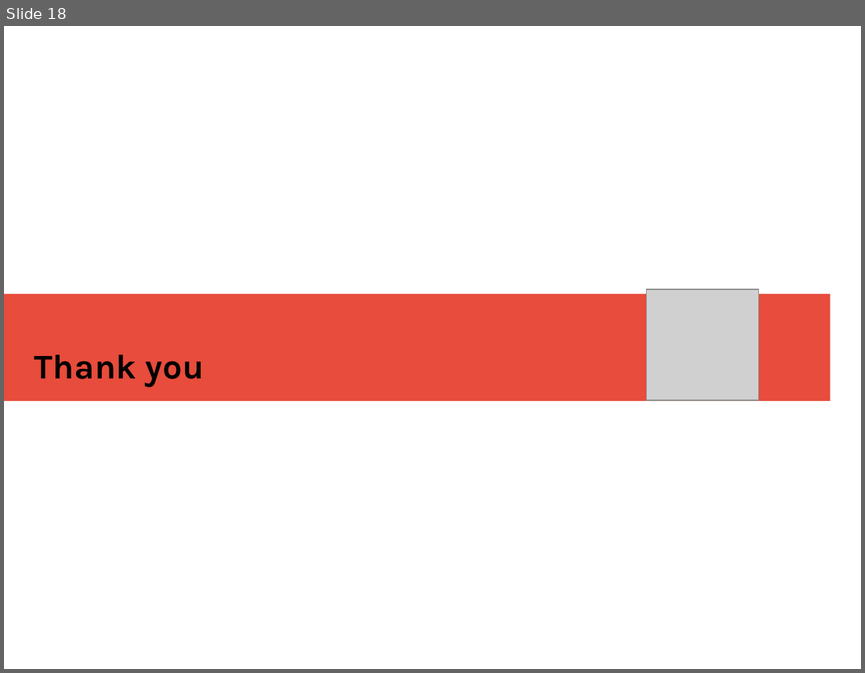
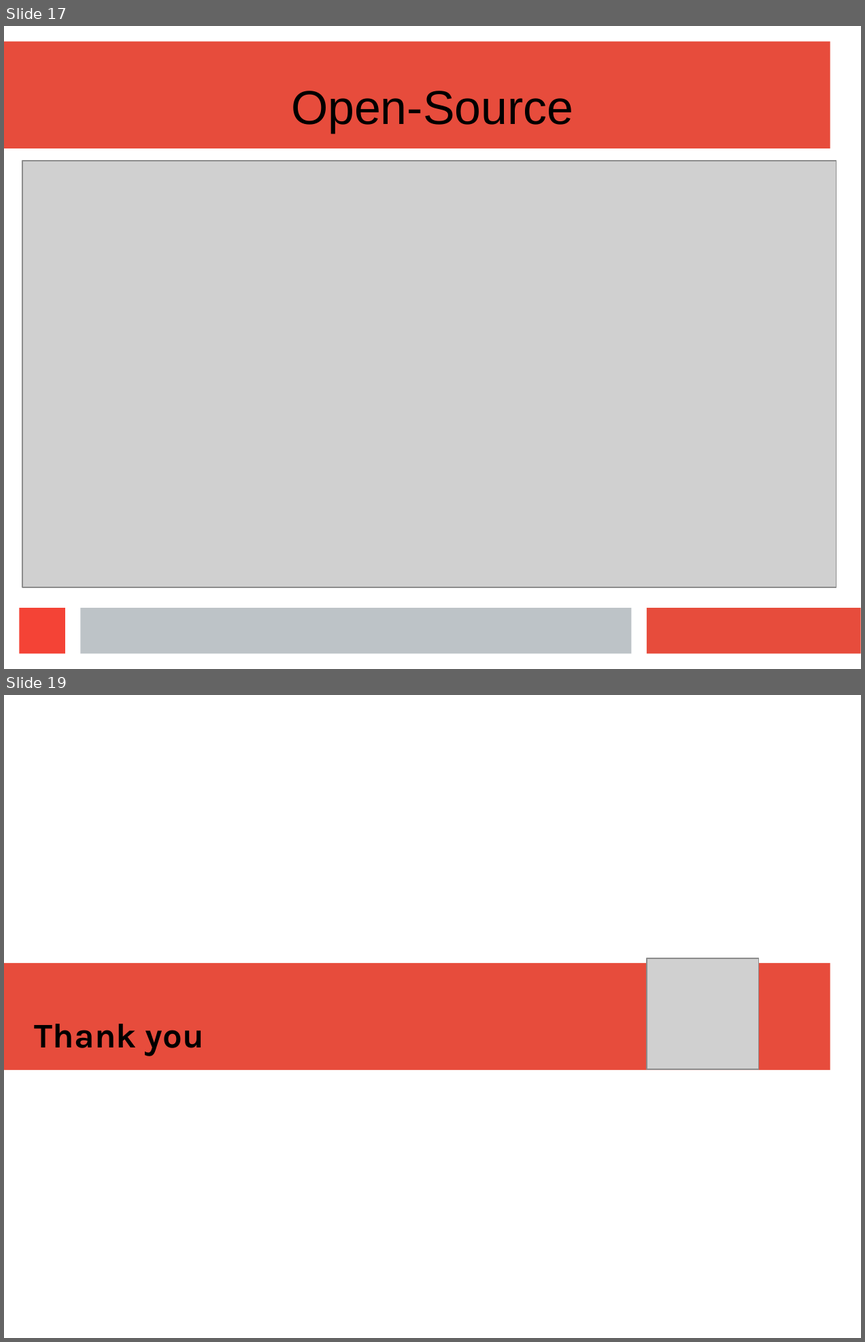
Before and after one commit to sjayakum/sentiment-analysis, a slide deck: PP1 Externals/PP1 Presenation External.pptx. Shown one above the other, each under a label of ours: slide 18 before the commit, slides 17 and 19 after it; the slides between them are not shown. The pictures are 865x673 and 865x1342 pixels, drawn with LibreOffice and Linux fonts; fonts in the diff are those of the drawing; grey boxes stand for pictures. Boxes give left, top, right and bottom in pixels: in the first picture for what was removed or moved away, otherwise in the second. Text is boxed around its words. In the diff, an @@ line names an element or a change of style, - is before the commit and + after.

Commit message:
Presentation update

```diff
--- a/PP1 Externals/PP1 Presenation External.pptx
+++ b/PP1 Externals/PP1 Presenation External.pptx
@@ slide 17 added at box(4, 26, 861, 669), background #FFFFFF @@
@@ rectangle added at box(4, 42, 830, 149), fill #E74C3C @@
@@ text added at box(291, 91, 573, 133), 44 pt, text #000000 @@
+Open-Source
@@ picture added at box(22, 161, 837, 588) @@
@@ rectangle added at box(20, 607, 65, 654), fill #F44336 @@
@@ rectangle added at box(80, 607, 632, 654), fill #BDC3C7 @@
@@ rectangle added at box(647, 607, 861, 654), fill #E74C3C @@
@@ what was slide 18 is now slide 19 @@
```
Also in this commit, not shown: 1 slide changed, 1 other file.
